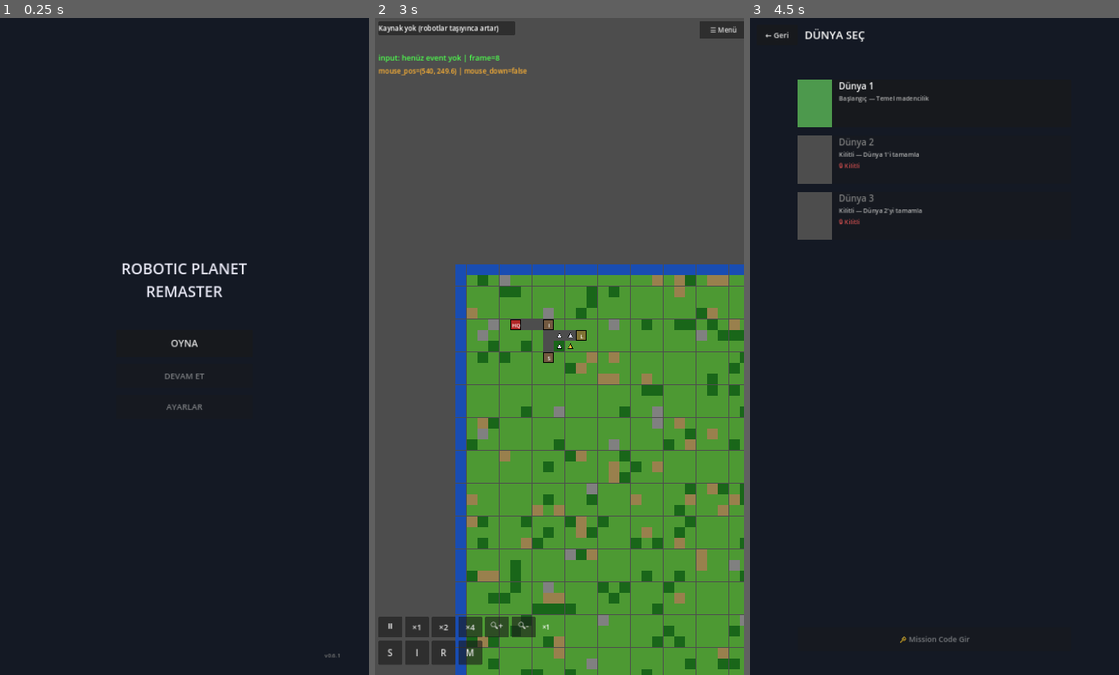
Above: before the commit, frames 1-3 (left to right).
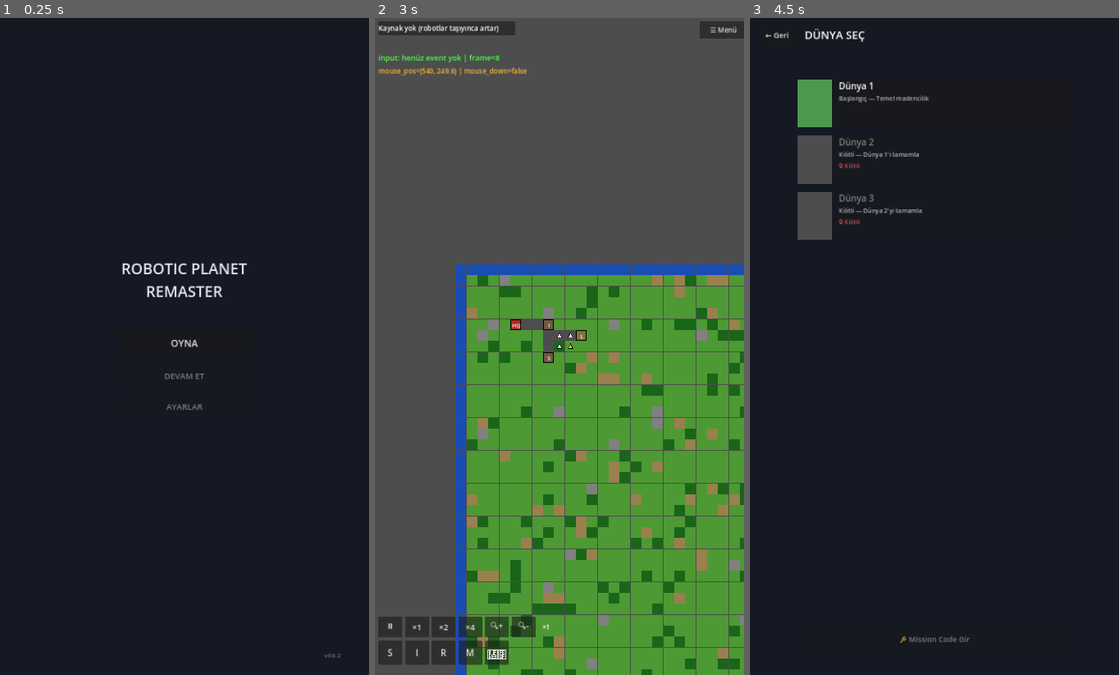
Above: after the commit, the same moments.

Repository: YigitcanOzay/robotic-planet-remaster
Game: Godot game, scene res://scenes/ui/main_menu.tscn
Same seed, same stepped clock (60 frames per second), same inputs: the game is played once before the commit and once after it.
Inputs (mouse positions are in pixels of both pictures, inside the frame that each line leads up to):
- Up to frame 1 (0.25 s): no input
- Up to frame 2 (3 s): click "OYNA" at 0.5 s; click "← Geri" at 1.25 s; click "OYNA" at 2 s; click (559, 103) at 2.77 s
- Up to frame 3 (4.5 s): click "☰ Menü" at 3.5 s; click "OYNA" at 4.25 s

The runs differ from the first frame. In frame 1, less than 0.1% of the frame differs, in the area x 91-93%, y 96-98%; in frame 2, 0.2%, in the area x 29-37%, y 94-99%; in frame 3, nothing differs.

Commit message:
feat: yol doseme araci - iki nokta + tek tile (v0.6.2)

Diff:
--- a/scripts/systems/HUD.gd
+++ b/scripts/systems/HUD.gd
@@ -29,6 +29,10 @@
 
 # Yerleştirme durumu
 var placing_key: String = ""   # "" ise yerleştirme kapalı
+
+# Yol döşeme modu
+var road_mode: bool = false
+var road_first_point: Vector2i = Vector2i(-1, -1)  # -1,-1 = henüz ilk nokta seçilmedi
 
 # Alt menüde gösterilecek binalar (test için 4 tane)
 const PLACEABLE := ["stone_mine", "iron_mine", "fuel_station", "metal_factory"]
@@ -138,6 +142,14 @@
 		var label_text = data.get("code", "?")
 		_add_build_button(build_row, label_text, key)
 
+	# Yol döşeme butonu
+	var road_btn = Button.new()
+	road_btn.text = "🛣️"
+	road_btn.custom_minimum_size = Vector2(70, 70)
+	road_btn.add_theme_font_size_override("font_size", 26)
+	road_btn.pressed.connect(_toggle_road_mode)
+	build_row.add_child(road_btn)
+
 	# --- Bilgi paneli (sağda, seçim yokken gizli) ---
 	info_panel = PanelContainer.new()
 	info_panel.position = Vector2(680, 10)
@@ -191,8 +203,58 @@
 
 func _start_placing(key: String) -> void:
 	placing_key = key
+	road_mode = false  # yol modundaysak kapat
 	var data = GameData.get_building(key)
 	status_label.text = "Yerleştir: %s — haritaya dokun (iptal: tekrar bas)" % data.get("name", key)
+
+# =============================================================================
+# YOL DÖŞEME
+# =============================================================================
+
+func _toggle_road_mode() -> void:
+	road_mode = not road_mode
+	placing_key = ""  # yerleştirme modunu kapat
+	road_first_point = Vector2i(-1, -1)
+	if road_mode:
+		status_label.text = "🛣️ Yol modu: 1. noktaya dokun (kapat: tekrar 🛣️)"
+	else:
+		status_label.text = "Yol modu kapalı"
+
+func _handle_road_tap(screen_pos: Vector2) -> void:
+	if camera == null or map_system == null:
+		return
+	var world = camera.position + (screen_pos - get_viewport().get_visible_rect().size * 0.5) / camera.zoom
+	var grid = map_system.world_to_grid(world)
+
+	if not map_system._in_bounds(grid):
+		status_label.text = "🛣️ Harita dışı, tekrar dokun"
+		return
+
+	if road_first_point == Vector2i(-1, -1):
+		# İlk nokta seçildi
+		road_first_point = grid
+		status_label.text = "🛣️ 1. nokta seçildi %s — 2. noktaya dokun" % str(grid)
+	else:
+		# İkinci nokta → aradaki yolu döşe
+		var road_tiles = map_system.find_road_path(road_first_point, grid)
+		if road_tiles.is_empty():
+			status_label.text = "🛣️ Yol bulunamadı (engellerle çevrili), tekrar dene"
+			road_first_point = Vector2i(-1, -1)
+			return
+		var laid = 0
+		for tile in road_tiles:
+			if _lay_road_tile(tile):
+				laid += 1
+		status_label.text = "🛣️ %d tile yol döşendi — yeni 1. noktaya dokun" % laid
+		road_first_point = Vector2i(-1, -1)
+
+func _lay_road_tile(grid: Vector2i) -> bool:
+	"""Tek bir tile'ı ROAD yapar. Bina/HQ üzerine yazmaz. Döşendiyse true."""
+	var t = map_system.get_tile(grid)
+	if t == MapSystem.TileType.BUILDING or t == MapSystem.TileType.HQ:
+		return false
+	map_system.set_tile(grid, MapSystem.TileType.ROAD)
+	return true
 
 func _input(event: InputEvent) -> void:
 	# GEÇİCİ: hangi event tiplerinin geldiğini teşhis et
@@ -208,6 +270,16 @@
 	elif event is InputEventMouseMotion:
 		_input_event_seen = true
 		debug_label.text = "input: MOUSE_MOTION pos=%s" % [event.position]
+
+	# Yol döşeme modu (yerleştirme ve seçimden ÖNCE ele alınır)
+	if road_mode:
+		if event is InputEventScreenTouch and event.pressed:
+			_handle_road_tap(event.position)
+			get_viewport().set_input_as_handled()
+		elif event is InputEventMouseButton and event.pressed and event.button_index == MOUSE_BUTTON_LEFT:
+			_handle_road_tap(event.position)
+			get_viewport().set_input_as_handled()
+		return
 
 	if placing_key == "":
 		# Yerleştirme modu kapalı → tıklama SEÇİM için kullanılır
--- a/scripts/systems/MapSystem.gd
+++ b/scripts/systems/MapSystem.gd
@@ -163,3 +163,49 @@
 	var result := PackedVector2Array()
 	for p in path: result.append(grid_to_world(p))
 	return result
+
+# =============================================================================
+# YOL DÖŞEME PATHFINDING (robot hareketinden AYRI)
+# Doğal engelleri (orman/su/kaya) atlar, düz zemin üzerinden geçer.
+# Grid koordinat listesi döner (hangi tile'lar yol yapılacak).
+# =============================================================================
+
+const ROAD_BLOCKERS: Array = [TileType.FOREST, TileType.WATER, TileType.ROCK]
+
+func find_road_path(start: Vector2i, goal: Vector2i) -> Array:
+	"""İki nokta arası, engelleri atlayan tile listesi döndürür (grid koordinatı).
+	Boş dönerse yol bulunamadı (engellerle tamamen çevrili)."""
+	if start == goal:
+		return [start]
+	if not _in_bounds(start) or not _in_bounds(goal):
+		return []
+
+	var open_set := [start]
+	var came_from := {}
+	var g := {start: 0}
+	var f := {start: _h(start, goal)}
+
+	while not open_set.is_empty():
+		var cur: Vector2i = _lowest_f(open_set, f)
+		if cur == goal:
+			return _reconstruct_grid(came_from, cur)
+		open_set.erase(cur)
+		for nb in _neighbors(cur):
+			if not _in_bounds(nb): continue
+			# Hedef hariç, engel tile'larından geçme
+			if nb != goal and get_tile(nb) in ROAD_BLOCKERS: continue
+			var tg: int = g.get(cur, 9999) + 1
+			if tg < g.get(nb, 9999):
+				came_from[nb] = cur
+				g[nb] = tg
+				f[nb] = tg + _h(nb, goal)
+				if nb not in open_set: open_set.append(nb)
+
+	return []
+
+func _reconstruct_grid(came_from: Dictionary, cur: Vector2i) -> Array:
+	var path: Array[Vector2i] = [cur]
+	while cur in came_from:
+		cur = came_from[cur]
+		path.push_front(cur)
+	return path
--- a/scripts/ui/MainMenu.gd
+++ b/scripts/ui/MainMenu.gd
@@ -63,7 +63,7 @@
 
 	# Versiyon bilgisi (sağ alt köşe)
 	var version_label = Label.new()
-	version_label.text = "v0.6.1"
+	version_label.text = "v0.6.2"
 	version_label.position = Vector2(950, 1850)
 	version_label.add_theme_font_size_override("font_size", 16)
 	version_label.add_theme_color_override("font_color", Color(0.5, 0.5, 0.5))
Not shown, changed: .github/workflows/build_apk.yml
